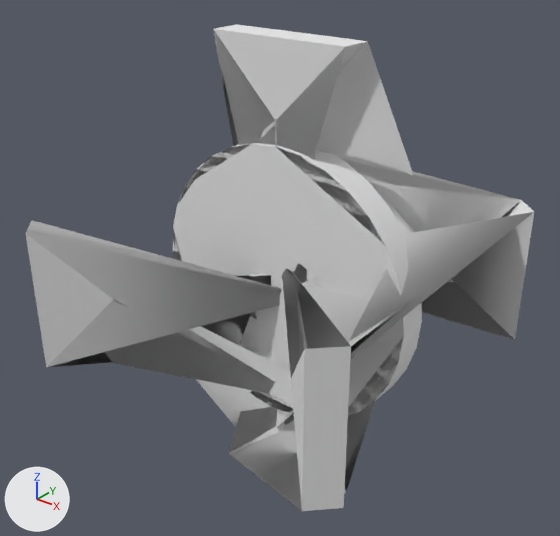
A saved change to the OBJ model data/item/shrink/shrink.obj.
One viewpoint serves both versions: a 50 mm lens placed at (1.778, -2.263, 1.463), pointed at (-0.037, 0.005, 0.056). Lighting does not change. The marker at lower left points along +X, +Y and +Z. The older version comes first. Where no turn or scale is listed for an object, it has been applied to the vertices.

The older version as bpy lines, for what is in view:
```python
me_ball = bpy.data.meshes.new('ball')
me_ball.from_pydata(...)  # a 32-sided cylinder along y spanning x -0.6..0.6, y -0.067..0.067, z -0.6..0.6
me_ball.materials.append(mat_item_shrink_shrink)  # white #e7e7e7
me_ball_001 = bpy.data.meshes.new('ball.001')
me_ball_001.from_pydata(...)  # 130 vertices, 256 faces; spans x -0.75..0.75, y -0.75..0.75, z -1.0..1.0
# faces by material slot: [224, 32]
me_ball_001.materials.append(mat_mtrl_black)  # white #e7e7e7
me_ball_001.materials.append(mat_mtrl_white)  # white #e7e7e7
me_inward_arrows = bpy.data.meshes.new('inward arrows')
me_inward_arrows.from_pydata(...)  # 36 vertices, 48 faces; spans x -0.6..0.6, y -0.067..0.067, z -0.6..0.6
me_inward_arrows.materials.append(mat_mtrl_yellow_natural)  # white #e7e7e7
ob_ball = bpy.data.objects.new('ball', me_ball)
ob_ball.location = (0.0, 0.0, 0.0)
ob_ball_001 = bpy.data.objects.new('ball.001', me_ball_001)
ob_ball_001.location = (0.0, 0.0, 0.0)
ob_inward_arrows = bpy.data.objects.new('inward arrows', me_inward_arrows)
ob_inward_arrows.location = (0.0, 0.0, 0.0)
# also in view: 'arrows' at (0.0, 0.0, 0.0)
```
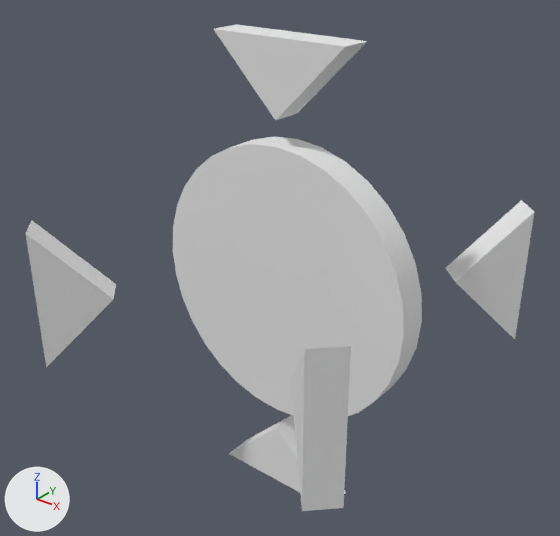
The change, as a list of edits to the scene's bpy script:
```text
Remove ob_ball_001:
    ob_ball_001 = bpy.data.objects.new('ball.001', me_ball_001)
    ob_ball_001.location = (0.0, 0.0, 0.0)
Remove ob_inward_arrows:
    ob_inward_arrows = bpy.data.objects.new('inward arrows', me_inward_arrows)
    ob_inward_arrows.location = (0.0, 0.0, 0.0)
```

Location of each change, (x1, y1, x2, y2) in pixels of the pictures (560 x 536 px):
'ball.001', deleted: before (26, 29, 534, 511)
    faces in mat_mtrl_black (white #e7e7e7): (26, 29, 534, 511)
    faces in mat_mtrl_white (white #e7e7e7): (250, 274, 271, 285)
'inward arrows', deleted: before (173, 144, 404, 416)
